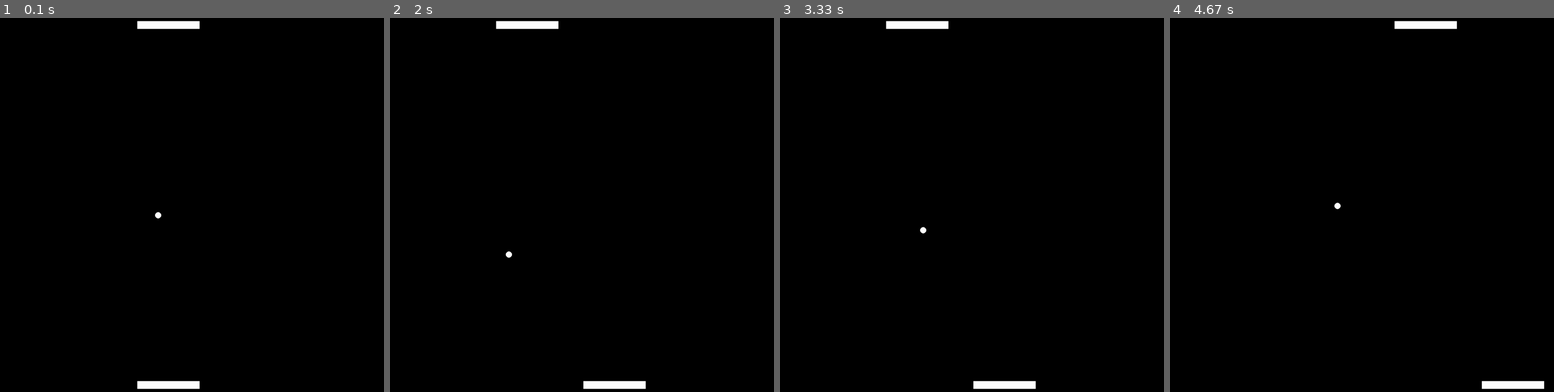
Above: before the commit, frames 1-4 (left to right).
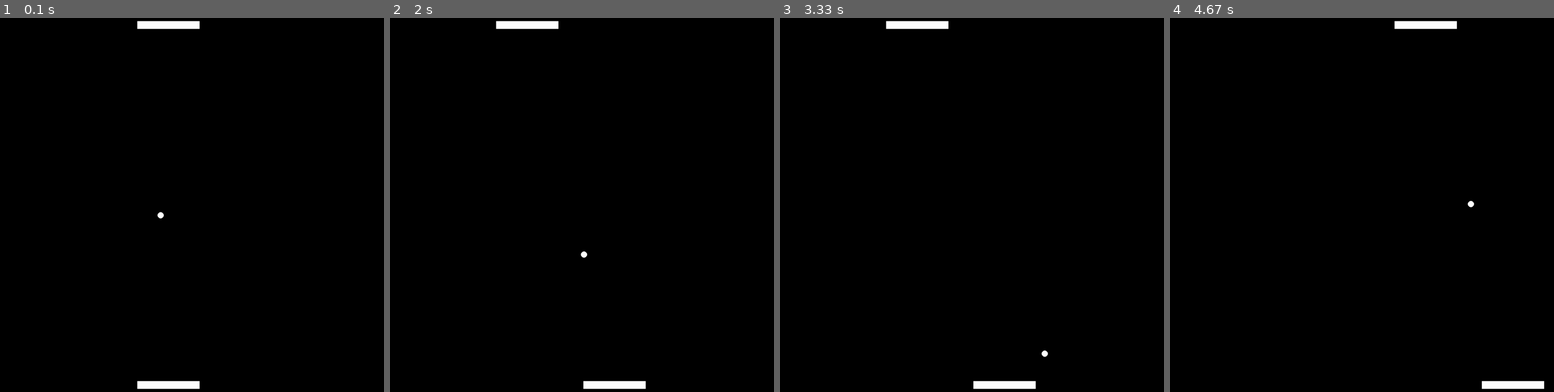
Above: after the commit, the same moments.

Repository: Caidora/pyGame-Pong
Game: pygame game, started from src/main.py
The game is run twice, just before and just after one commit, with the same random seed, the same clock (stepped at 60 frames per second) and the same inputs.
Inputs:
- Up to frame 1 (0.1 s): no input
- Up to frame 2 (2 s): hold Right 0.33-0.8 s; hold Right 0.83-1.3 s; hold D 0.83-1.3 s; hold Left 1.33-1.87 s; hold A 1.33-1.87 s; hold Left from 1.9 s (still down); hold A from 1.9 s (still down)
- Up to frame 3 (3.33 s): release Left at 2.3 s; release A at 2.3 s; hold Right 2.33-2.97 s; hold D 2.33-2.97 s; hold Left from 3 s (still down); hold A from 3 s (still down)
- Up to frame 4 (4.67 s): release Left at 3.47 s; release A at 3.47 s; hold Right 3.5-3.97 s; hold D 3.5-3.97 s; hold Right 4-4.47 s; hold D 4-4.47 s; hold Left from 4.5 s (still down); hold A from 4.5 s (still down)

The runs differ from the first frame. In frame 1, less than 0.1% of the frame differs, in the area x 40-43%, y 51-54%; in frame 2, less than 0.1%; in frame 3, less than 0.1%; in frame 4, less than 0.1%, in the area x 42-80%, y 48-52%.

Commit message:
Added ball starting angle randomiser

Diff:
--- a/src/main.py
+++ b/src/main.py
@@ -11,7 +11,7 @@
 
 ballX, ballY = width/2, height/2
 ballWidth, ballheight = 10, 10
-ballDirX, ballDirY = -1, 1
+
 
 paddleHeight, paddleWidth = 25, 200
 playerX, playerY = width/2-(paddleWidth/2), height-35
@@ -31,6 +31,7 @@
             run = 0
     if(Ball == False):
         Ball = True
+        ballDirX, ballDirY = random.uniform(-1,1), 1
         currentBallX, currentBallY, currentBallDirX, currentBallDirY = ballX, ballY, ballDirX, ballDirY
 
 
